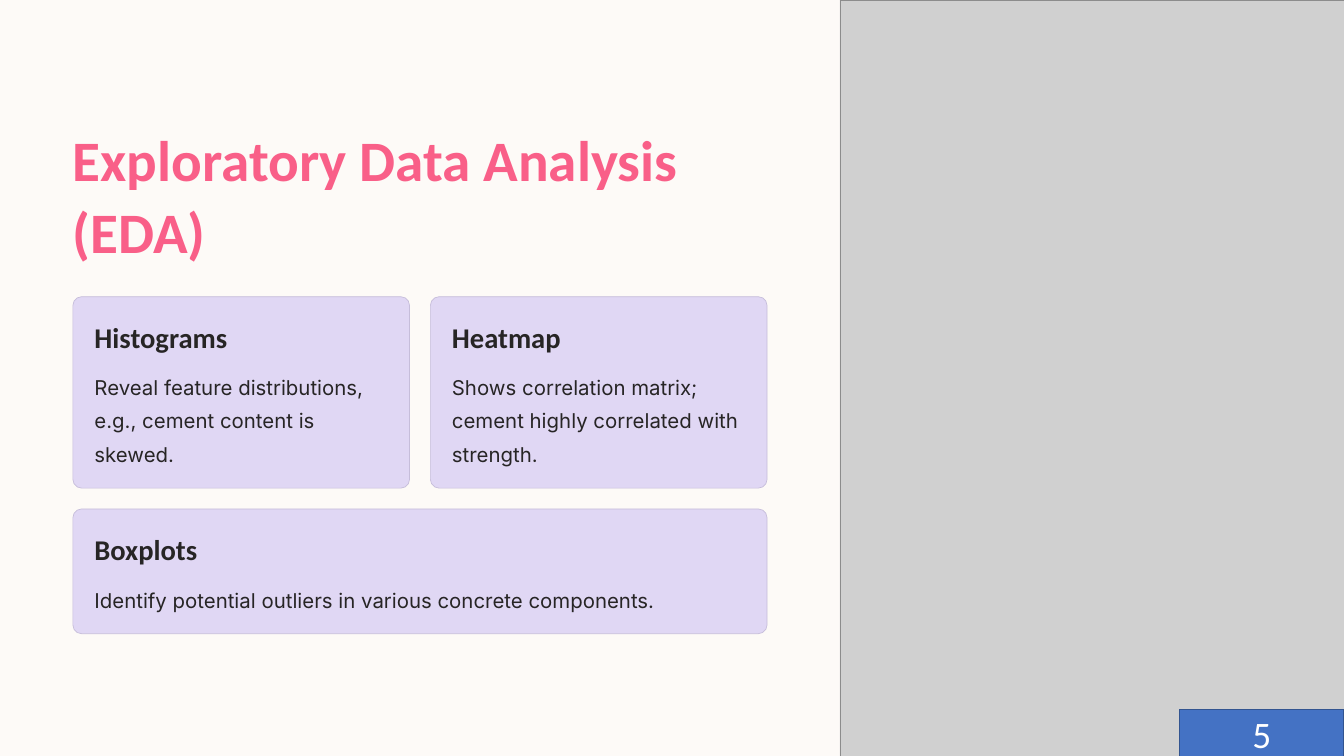
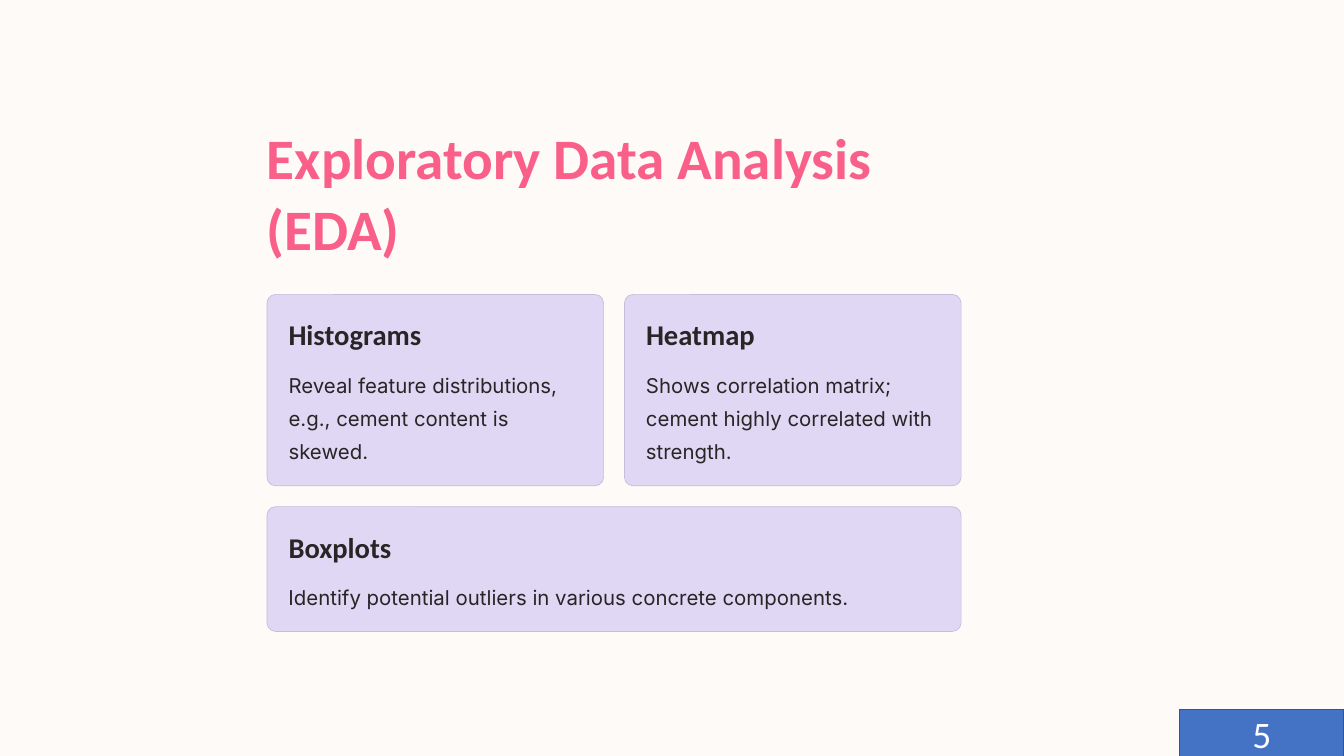
Before and after one commit to Sauri25/AI-PROJECTS, a slide deck: slide 5 of PROJECT 3/final.pptx. Drawn at 1344x756 pixels with LibreOffice and Linux fonts; fonts in the diff are those of the drawing; grey boxes stand for pictures; background and template pictures are left out. Boxes give left, top, right and bottom in pixels: in the first picture for what was removed or moved away, otherwise in the second. Text is boxed around its words. In the diff, an @@ line names an element or a change of style, - is before the commit and + after.

```diff
--- a/PROJECT 3/final.pptx
+++ b/PROJECT 3/final.pptx
@@ picture removed at <box>840,0,1344,756</box> @@
@@ 4 texts, 3 rounded rectangles: place and size @@
-4 texts, 3 rounded rectangles at <box>73,297,767,633</box>
+4 texts, 3 rounded rectangles at <box>267,295,961,631</box>
@@ 3 texts: place and size @@
-3 texts at <box>73,141,678,613</box>
+3 texts at <box>267,139,872,609</box>
```
Also in this commit, not shown: 13 other slides changed, 4 slides added, 2 slides removed, 12 other files.
